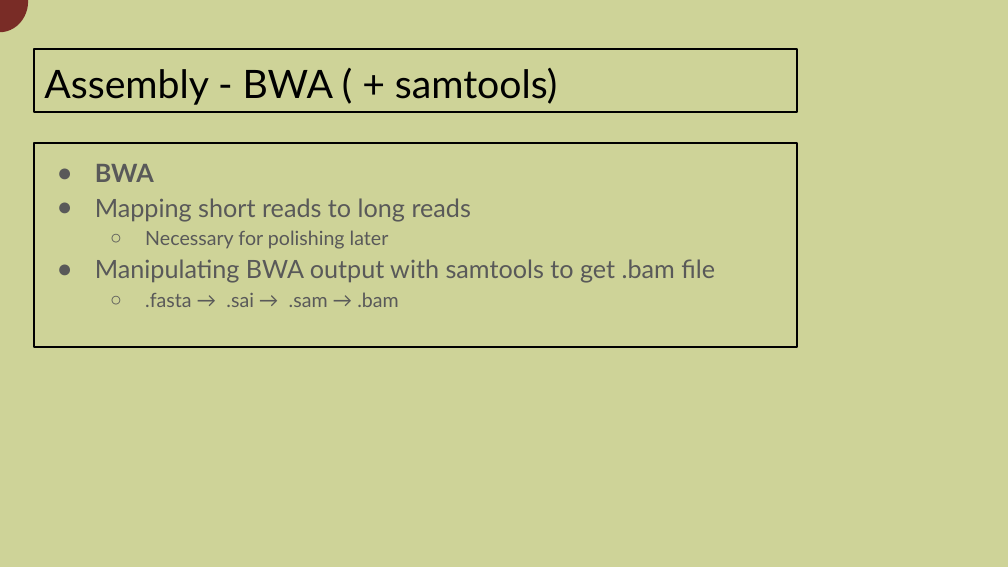
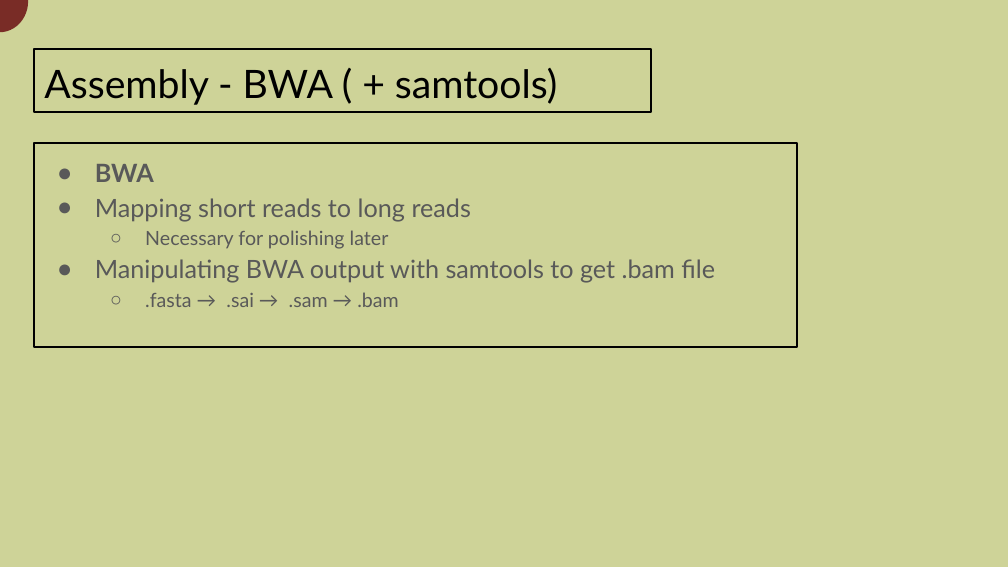
Before and after one commit to A-Bergfeldt/GenAn_proj_durian, a slide deck: slide 8 of results/Presentation_GenAn_durian.pptx. Drawn at 1008x567 pixels with LibreOffice and Linux fonts; fonts in the diff are those of the drawing; background and template pictures are left out. Boxes give left, top, right and bottom in pixels: in the first picture for what was removed or moved away, otherwise in the second. Text is boxed around its words. In the diff, an @@ line names an element or a change of style, - is before the commit and + after.

```diff
--- a/results/Presentation_GenAn_durian.pptx
+++ b/results/Presentation_GenAn_durian.pptx
@@ title "Assembly - BWA ( + ...": place and size @@
-title "Assembly - BWA ( + ..." at <box>34,49,796,113</box>
+title "Assembly - BWA ( + ..." at <box>34,49,651,113</box>
```
Also in this commit, not shown: 6 other slides changed, 1 other file.
